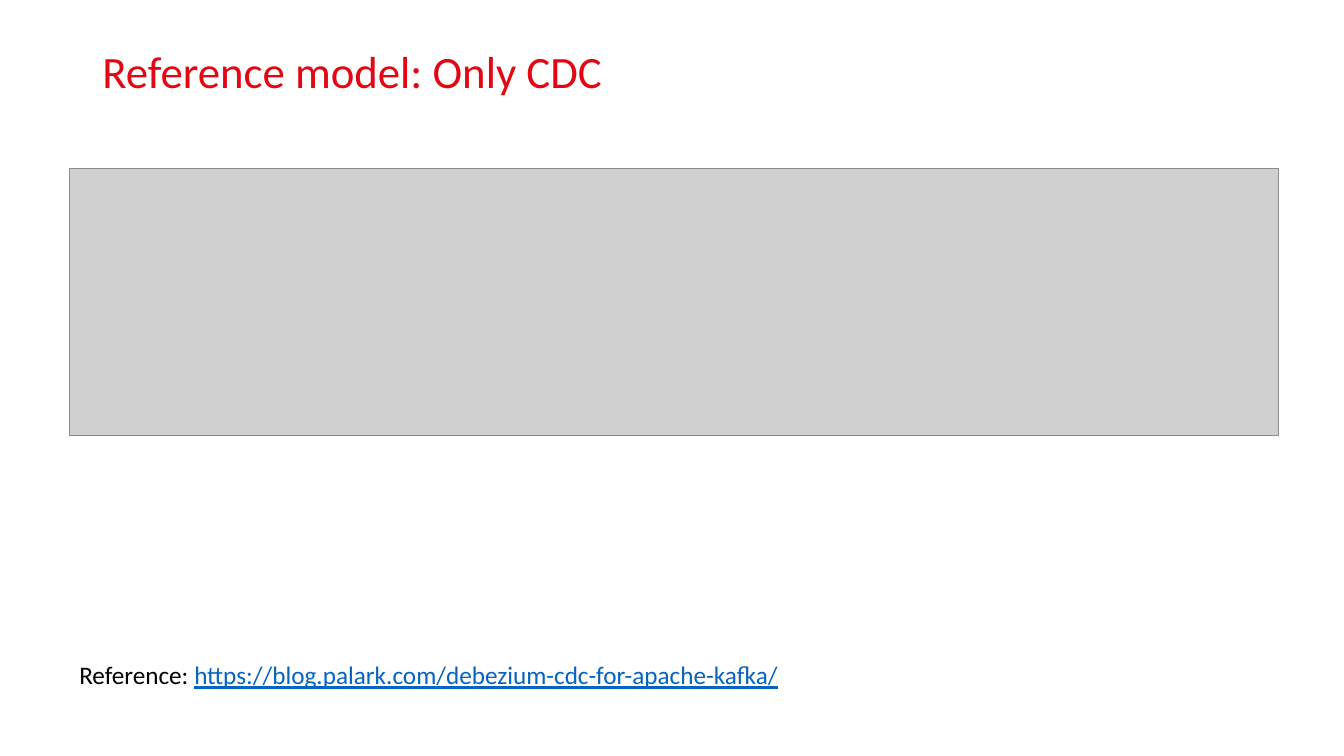
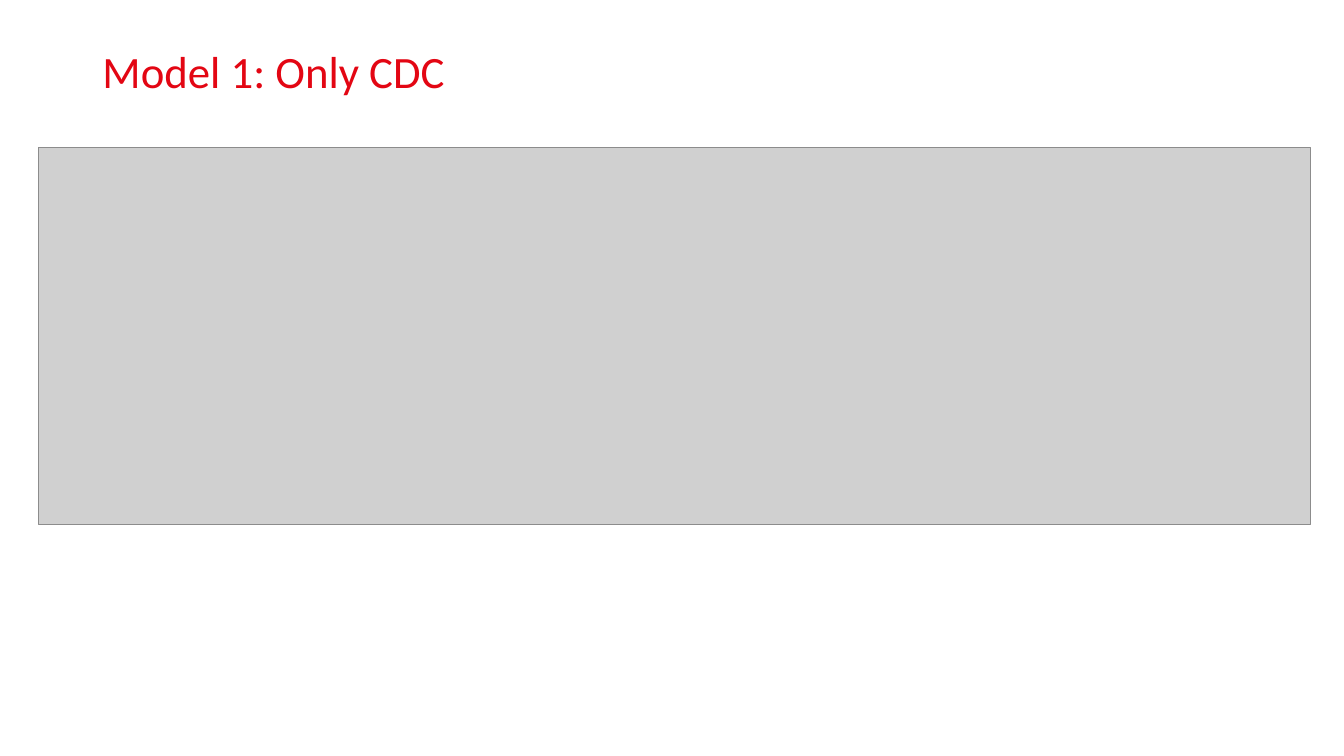
Before and after one commit to bao2902/logbasedcdc, a slide deck: slide 12 of LogBasedCDC.pptx (slide 5 before the commit). Drawn at 1344x756 pixels with LibreOffice and Linux fonts; fonts in the diff are those of the drawing; grey boxes stand for pictures; background and template pictures are left out. Boxes give left, top, right and bottom in pixels: in the first picture for what was removed or moved away, otherwise in the second. Text is boxed around its words. In the diff, an @@ line names an element or a change of style, - is before the commit and + after.

```diff
--- a/LogBasedCDC.pptx
+++ b/LogBasedCDC.pptx
@@ title at (102,57,444,96): text changed @@
-Reference model: Only CDC
+Model 1: Only CDC
@@ picture: place and size @@
-picture at (70,168,1279,436)
+picture at (38,147,1311,524)
@@ text removed at (79,666,777,689) @@
-Reference: https://blog.palark.com/debezium-cdc-for-apache-kafka/
```
Also in this commit, not shown: 7 other slides changed, 7 slides added, 10 slides removed, 2 other files.
